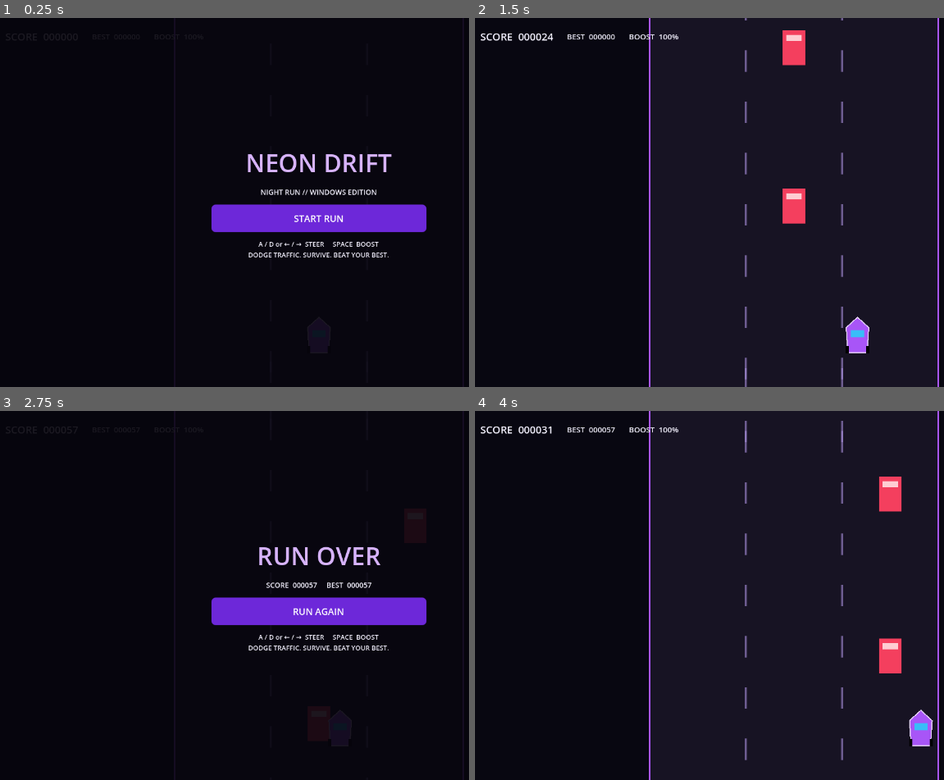
Above: before the commit, frames 1-4 (two rows, left to right).
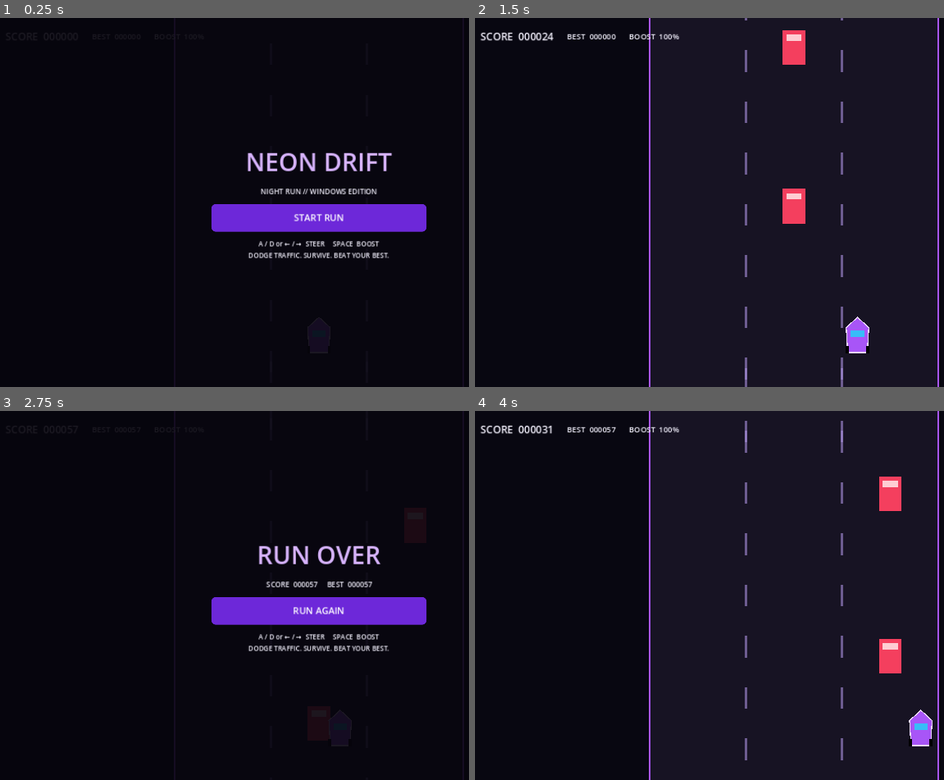
Above: after the commit, the same moments.

Repository: PandaManDev/Neon-Drift
Game: Godot game, scene res://scenes/main.tscn
Same seed, same stepped clock (60 frames per second), same inputs: the game is played once before the commit and once after it.
Inputs:
- Up to frame 1 (0.25 s): no input
- Up to frame 2 (1.5 s): click "START RUN" at 0.5 s; tap Enter at 1.25 s; hold Right (ui_right) from 1.28 s (still down)
- Up to frame 3 (2.75 s): release Right (ui_right) at 2.03 s; hold Left (ui_left) from 2.03 s (still down)
- Up to frame 4 (4 s): release Left (ui_left) at 2.75 s; click "RUN AGAIN" at 2.75 s; hold Right (ui_right) from 3.53 s (still down)

The runs differ from the first frame. In frame 1, 1.8% of the frame differs, in the area x 45-91%, y 36-66%; in frame 2, 0.6%; in frame 3, 1.6%; in frame 4, 0.6%.

Commit message:
Correct native Windows window configuration

Diff:
--- a/godot-native/project.godot
+++ b/godot-native/project.godot
@@ -11,7 +11,9 @@
 window/size/viewport_height=720
 window/size/window_width_override=1280
 window/size/window_height_override=720
-window/ stretch/mode="canvas_items"
+window/stretch/mode="canvas_items"
+window/size/resizable=true
+window/size/borderless=false
 
 [rendering]
 renderer/rendering_method="gl_compatibility"
